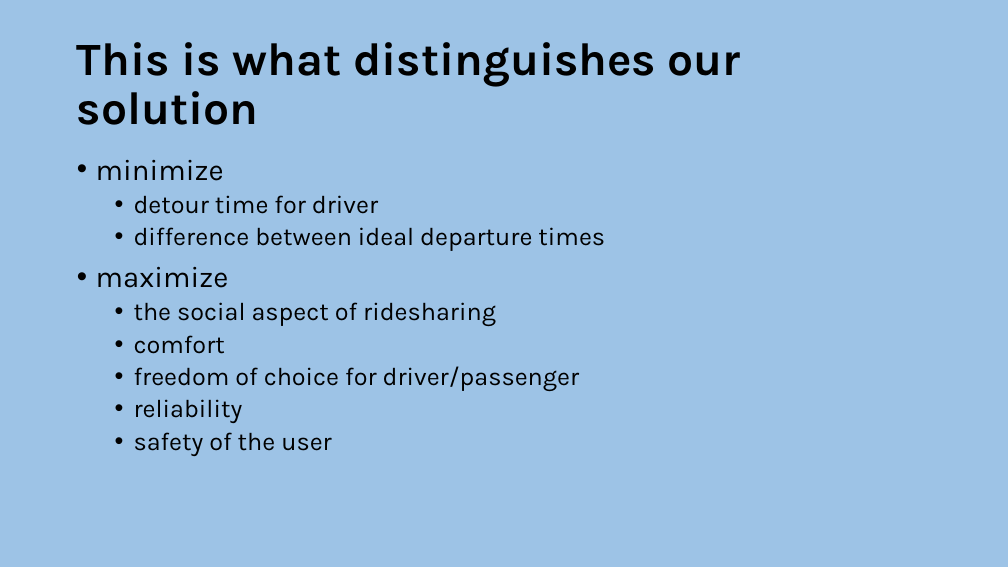
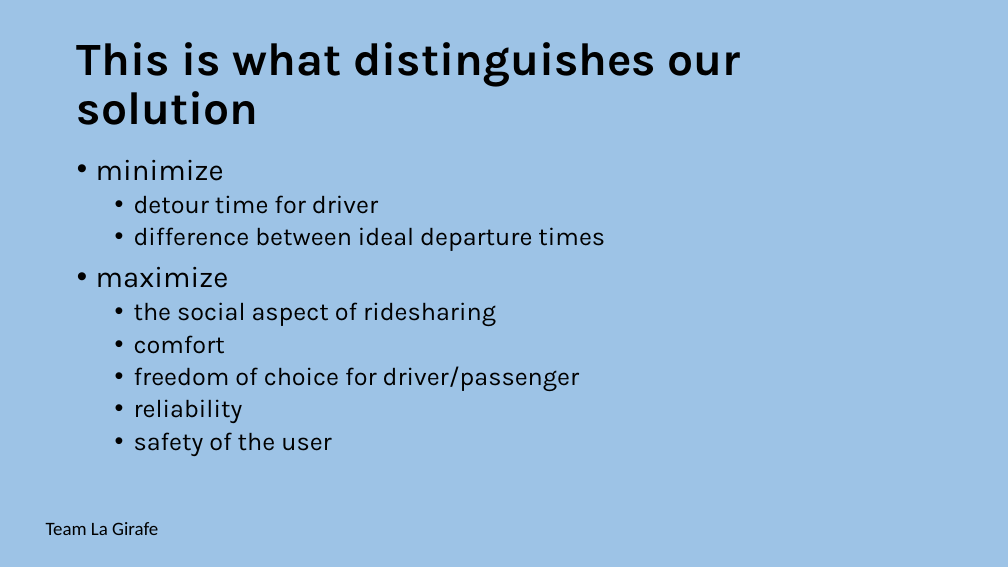
Before and after one commit to lumagician/dachfenster, a slide deck: slide 4 of static/dachfenster-pitch.pptx. Drawn at 1008x567 pixels with LibreOffice and Linux fonts; fonts in the diff are those of the drawing. Boxes give left, top, right and bottom in pixels: in the first picture for what was removed or moved away, otherwise in the second. Text is boxed around its words. In the diff, an @@ line names an element or a change of style, - is before the commit and + after.

```diff
--- a/static/dachfenster-pitch.pptx
+++ b/static/dachfenster-pitch.pptx
@@ text added at (x1=46, y1=522, x2=158, y2=535), 18 pt, text #000000 @@
+Team La Girafe
```
Also in this commit, not shown: 5 other slides changed, 1 slide removed.
